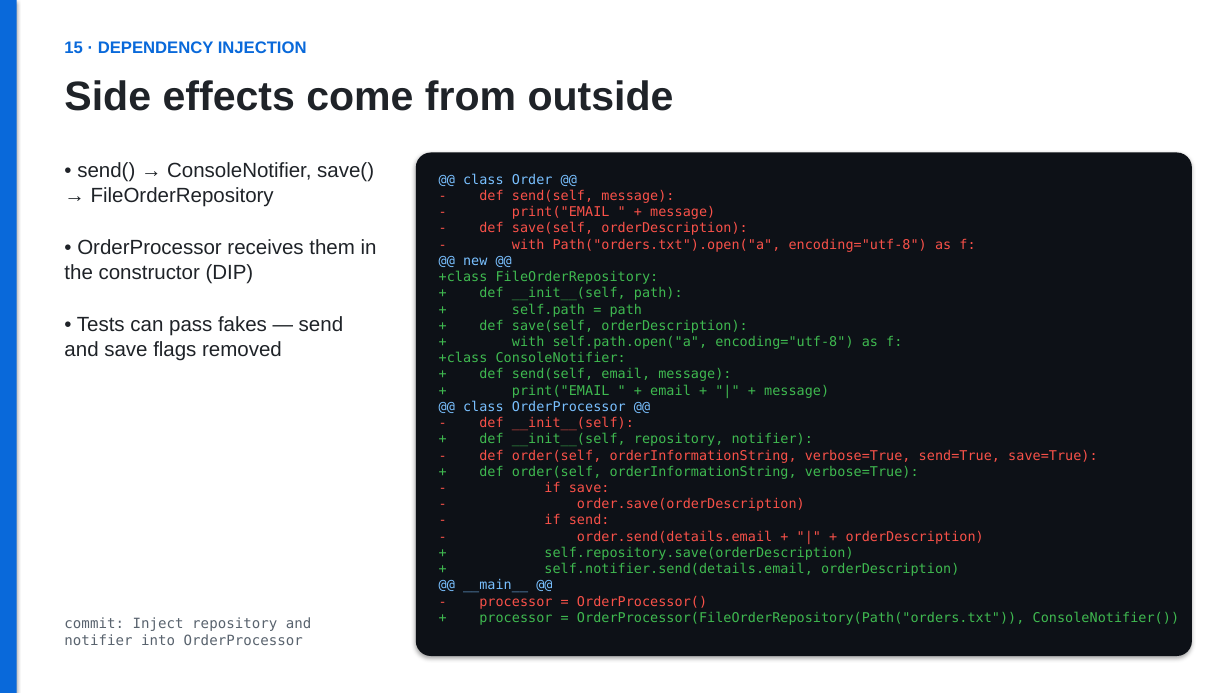
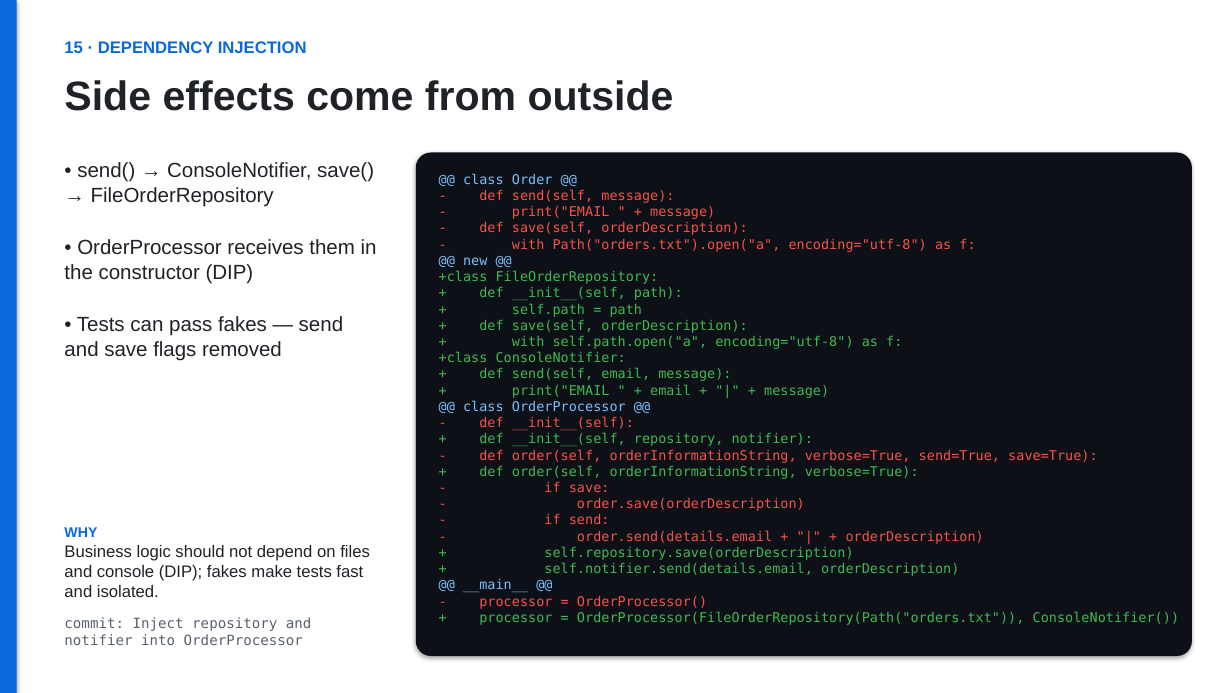
Before and after one commit to zielonyogor/clean-code-exercise, a slide deck: slide 19 of refactoring.pptx. Drawn at 1232x693 pixels with LibreOffice and Linux fonts; fonts in the diff are those of the drawing. Boxes give left, top, right and bottom in pixels: in the first picture for what was removed or moved away, otherwise in the second. Text is boxed around its words. In the diff, an @@ line names an element or a change of style, - is before the commit and + after.

```diff
--- a/refactoring.pptx
+++ b/refactoring.pptx
@@ text added at (64,527,370,597), 13 pt, text #1F2328 @@
+WHY
+Business logic should not depend on files and console (DIP); fakes make tests fast and isolated.
```
Also in this commit, not shown: 21 other slides changed.
